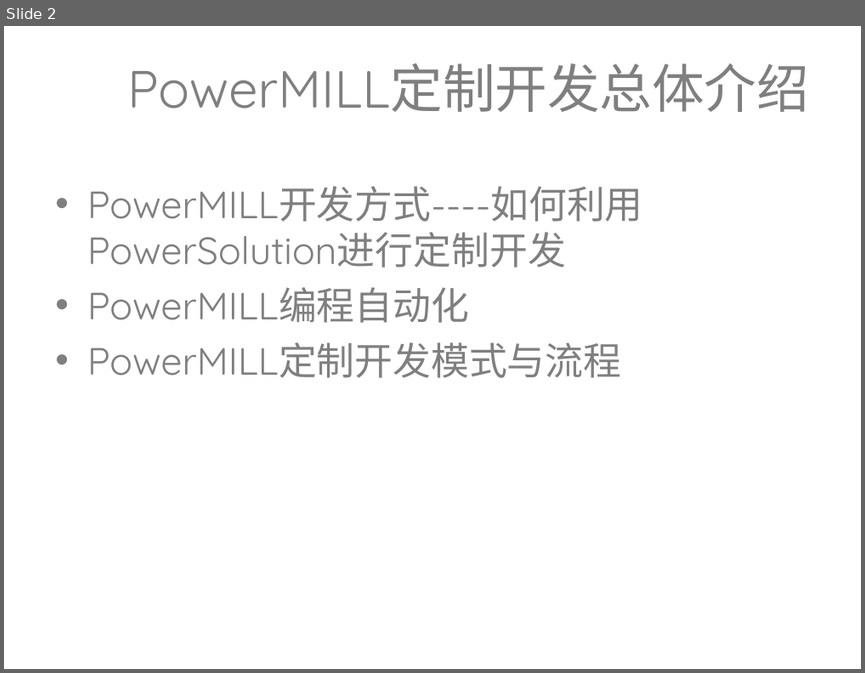
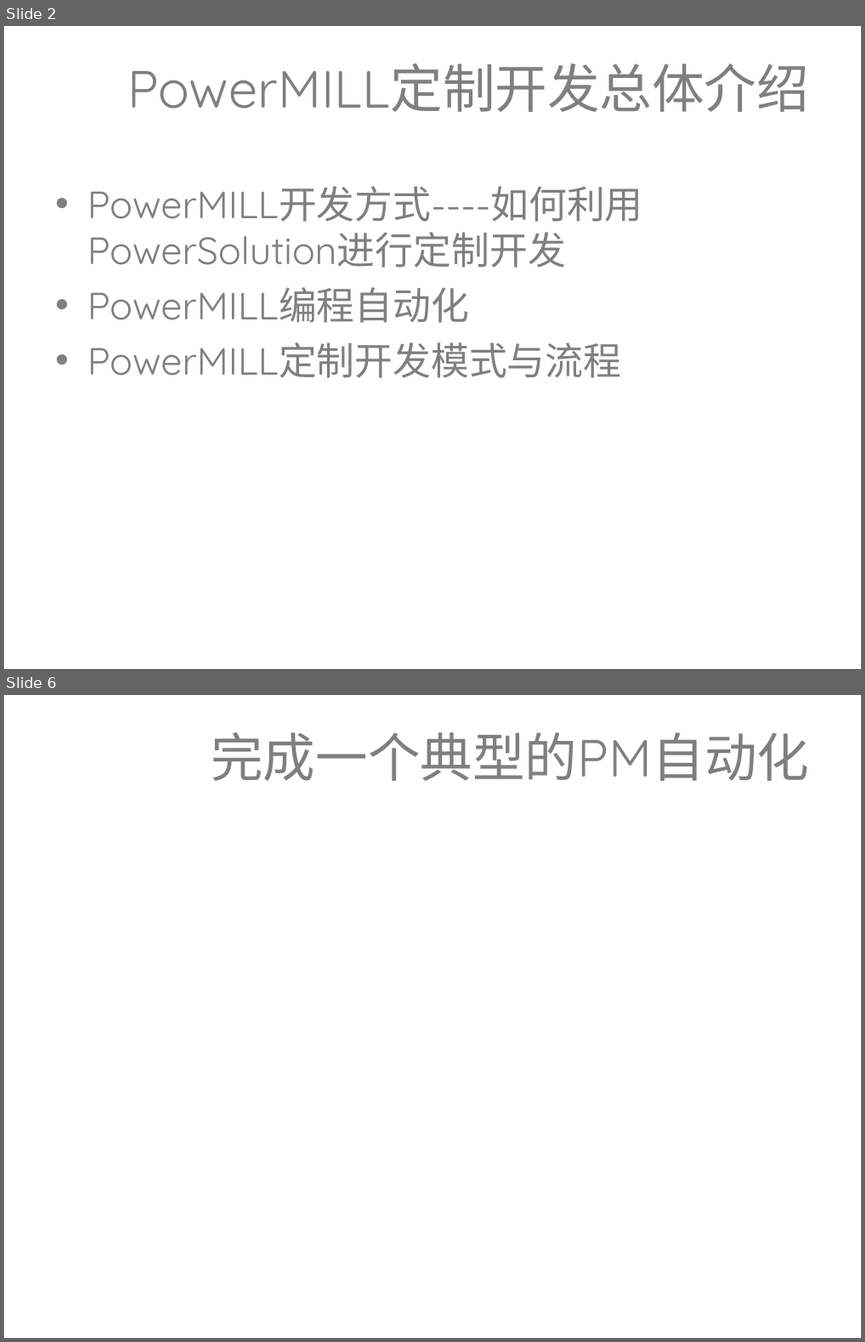
Before and after one commit to lixiaolei19821218/Training_PPT, a slide deck: 定制开发培训.ppt. Shown one above the other, each under a label of ours: slide 2 before the commit, slides 2 and 6 after it; the slides between them are not shown. The pictures are 865x673 and 865x1342 pixels, drawn with LibreOffice and Linux fonts; fonts in the diff are those of the drawing; background and template pictures are left out. Boxes give left, top, right and bottom in pixels: in the first picture for what was removed or moved away, otherwise in the second. Text is boxed around its words. In the diff, an @@ line names an element or a change of style, - is before the commit and + after.

Commit message:
完成第一版

```diff
--- a/定制开发培训.ppt
+++ b/定制开发培训.ppt
@@ slide 6 added at bbox=[4, 695, 861, 1338], background picture (left out) @@
@@ title added at bbox=[211, 732, 809, 781], 44 pt, text #7F7F7F @@
+完成一个典型的PM自动化
```
Also in this commit, not shown: 21 other slides added, 1 slide removed.
